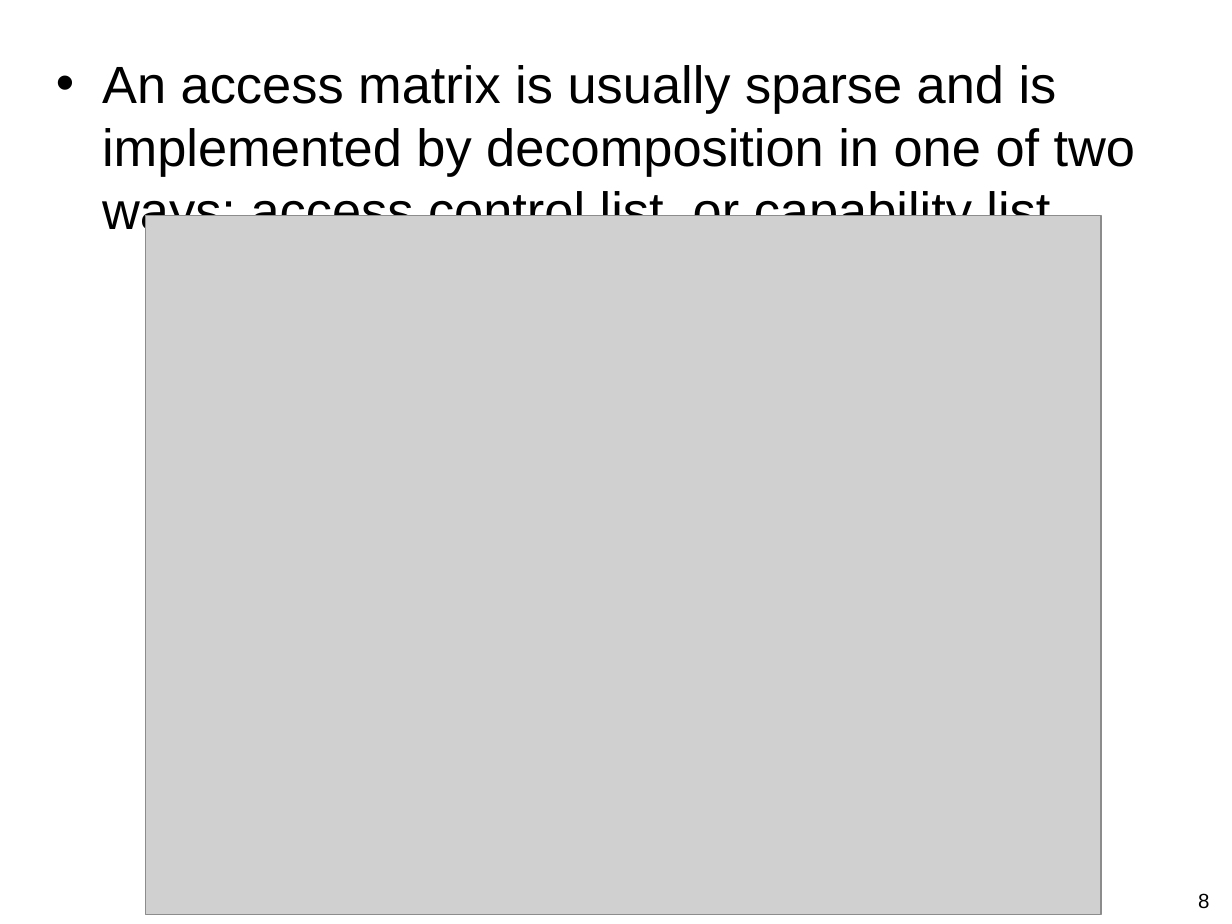
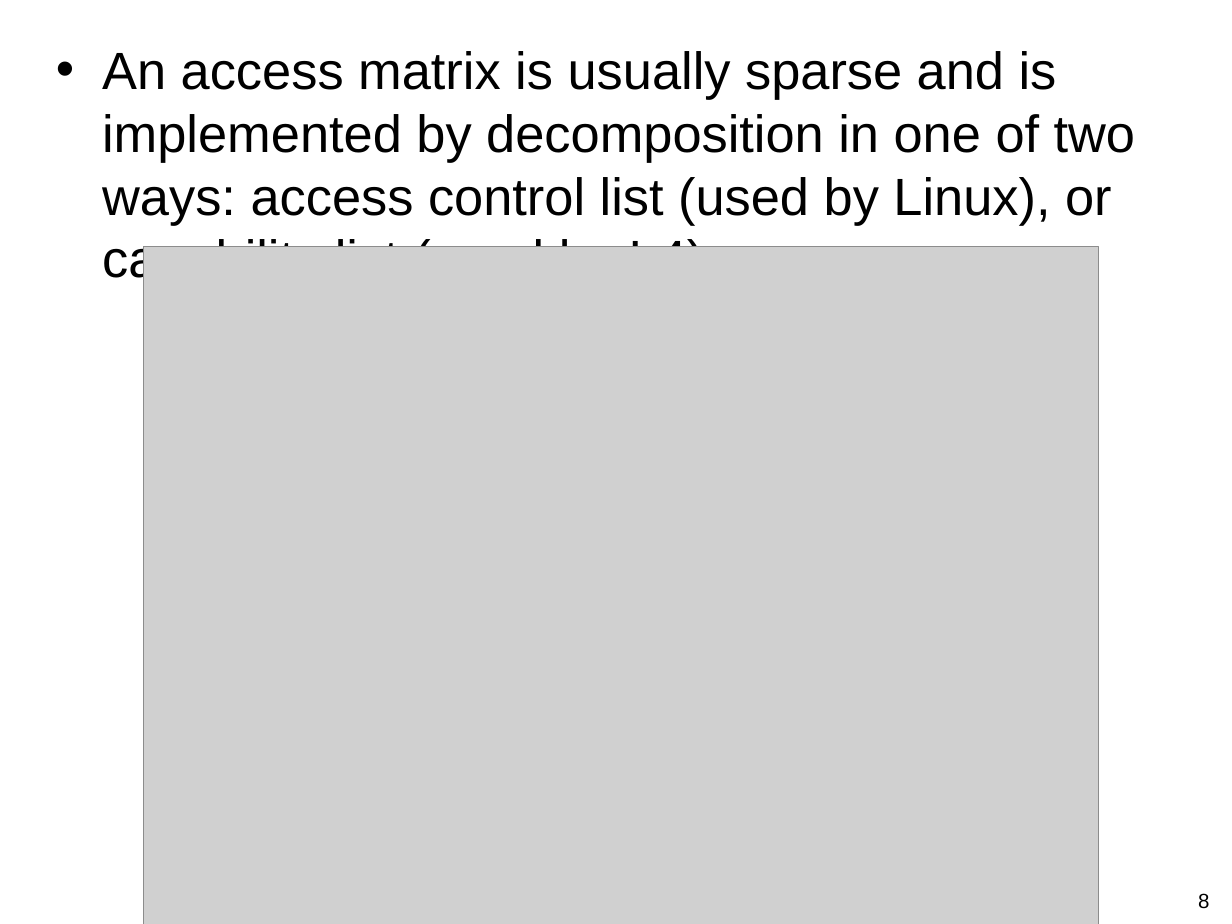
Before and after one commit to gulaoshi/gu.github.io, a slide deck: slide 8 of InfoSec/PPTs/L4-CH04-Access Control.pptx. Drawn at 1232x924 pixels with LibreOffice and Linux fonts; fonts in the diff are those of the drawing; grey boxes stand for pictures. Boxes give left, top, right and bottom in pixels: in the first picture for what was removed or moved away, otherwise in the second. Text is boxed around its words. In the diff, an @@ line names an element or a change of style, - is before the commit and + after.

```diff
--- a/InfoSec/PPTs/L4-CH04-Access Control.pptx
+++ b/InfoSec/PPTs/L4-CH04-Access Control.pptx
@@ text at (x1=102, y1=51, x2=1135, y2=247): text changed @@
-• An access matrix is usually sparse and is implemented by decomposition in one of two ways: access control list, or capability list.
+• An access matrix is usually sparse and is implemented by decomposition in one of two ways: access control list (used by Linux), or capability list (used by L4).
@@ picture resized from (x1=145, y1=216, x2=1100, y2=915) to (x1=143, y1=246, x2=1098, y2=924) @@
```
Also in this commit, not shown: 13 other slides changed, 1 slide removed, 2 other files.
